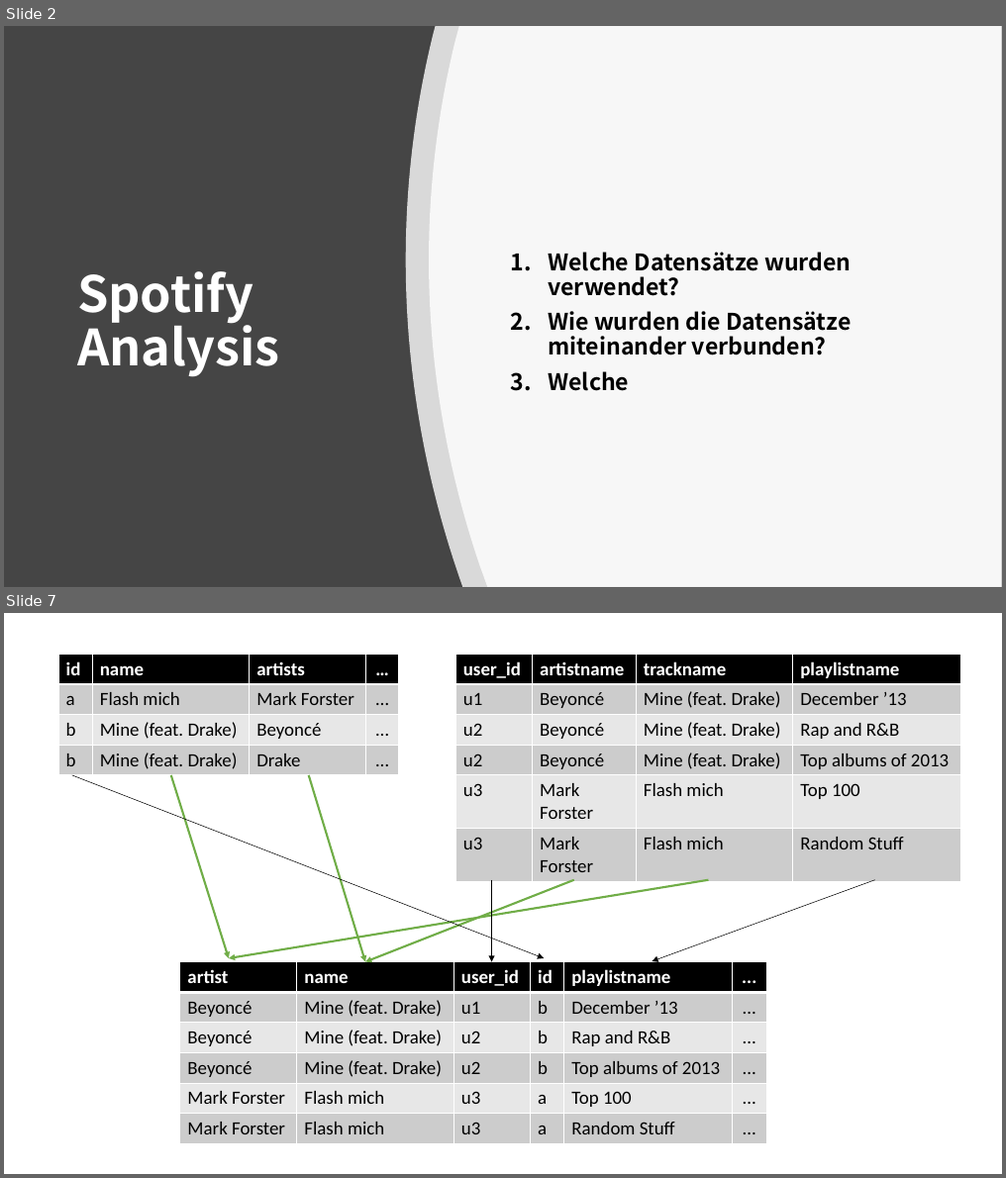
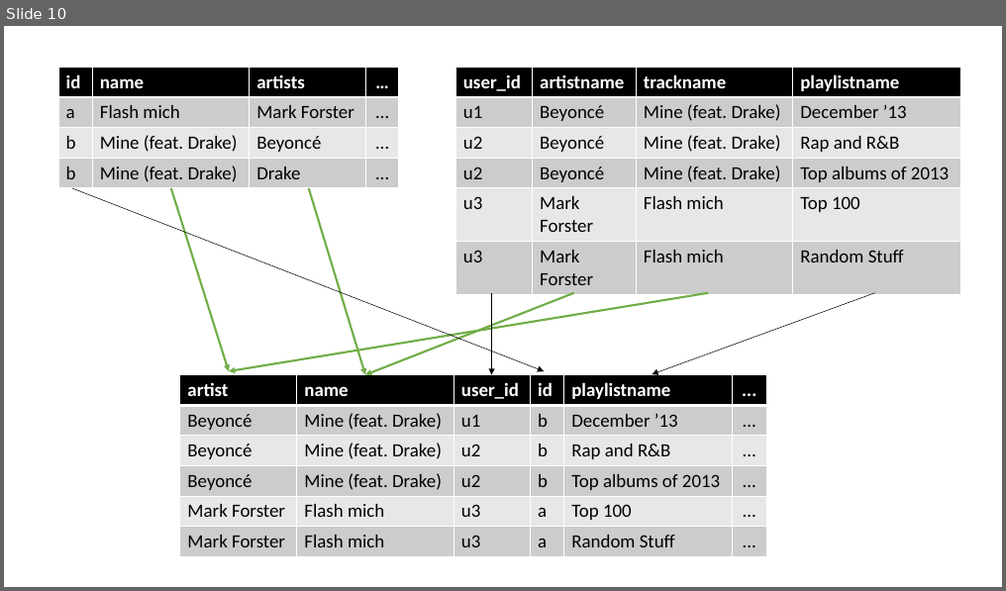
Before and after one commit to eric-kaufmann/spotify_analysis, a slide deck: spotify_analysis.pptx. Shown one above the other, each under a label of ours: slides 2 and 7 before the commit, slide 10 after it; the slides between them are not shown. The pictures are 1006x1178 and 1006x591 pixels, drawn with LibreOffice and Linux fonts; fonts in the diff are those of the drawing. Boxes give left, top, right and bottom in pixels: in the first picture for what was removed or moved away, otherwise in the second. Text is boxed around its words. In the diff, an @@ line names an element or a change of style, - is before the commit and + after.

```diff
--- a/spotify_analysis.pptx
+++ b/spotify_analysis.pptx
@@ slide 2 removed at (4,26,1002,587), background #454545 @@
@@ freeform shape removed at (406,26,1002,587) @@
@@ freeform shape removed at (430,26,1002,587) @@
@@ text removed at (548,252,850,391) @@
-1. Welche Datensätze wurden verwendet?
-2. Wie wurden die Datensätze miteinander verbunden?
-3. Welche
@@ title removed at (77,272,279,377) @@
-Spotify Analysis
@@ what was slide 7 is now slide 10 @@
```
Also in this commit, not shown: 6 slides changed, 5 slides added, 2 other slides removed, 1 other file.
